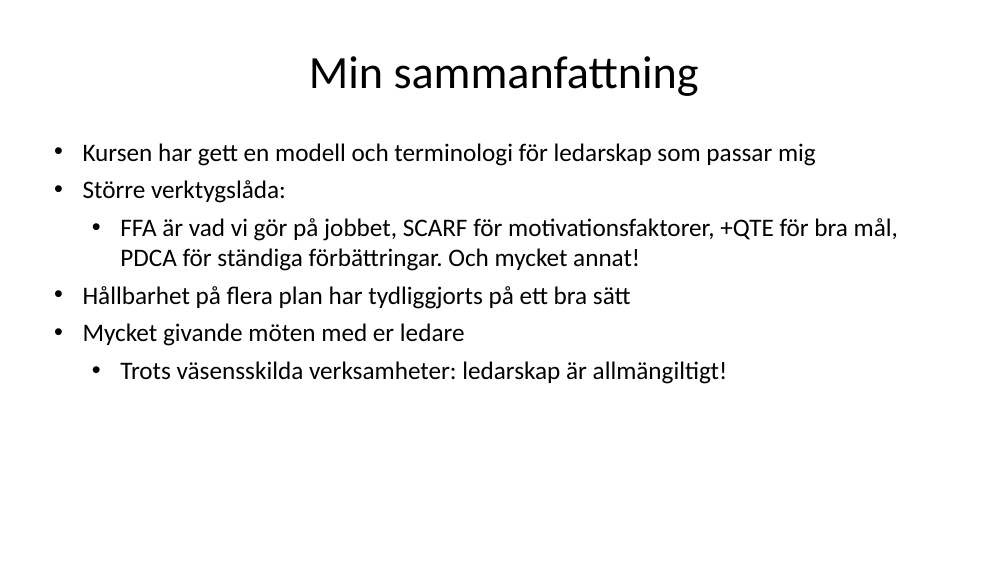
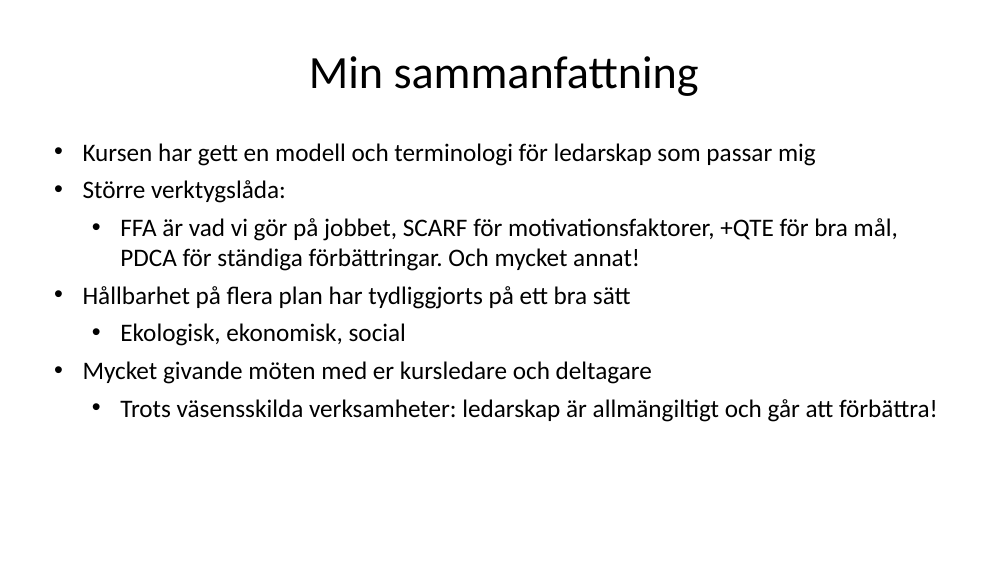
Before and after one commit to lurra/lean, a slide deck: slide 1 of examination/perh-ledar-A3.pptx. Drawn at 1008x567 pixels with LibreOffice and Linux fonts; fonts in the diff are those of the drawing. Boxes give left, top, right and bottom in pixels: in the first picture for what was removed or moved away, otherwise in the second. Text is boxed around its words. In the diff, an @@ line names an element or a change of style, - is before the commit and + after.

```diff
--- a/examination/perh-ledar-A3.pptx
+++ b/examination/perh-ledar-A3.pptx
@@ text at (83,323,938,422): text changed @@
-• Mycket givande möten med er ledare
-  • Trots väsensskilda verksamheter: ledarskap är allmängiltigt!
+  • Ekologisk, ekonomisk, social
+• Mycket givande möten med er kursledare och deltagare
+  • Trots väsensskilda verksamheter: ledarskap är allmängiltigt och går att förbättra!
```
Also in this commit, not shown: 1 other file.
